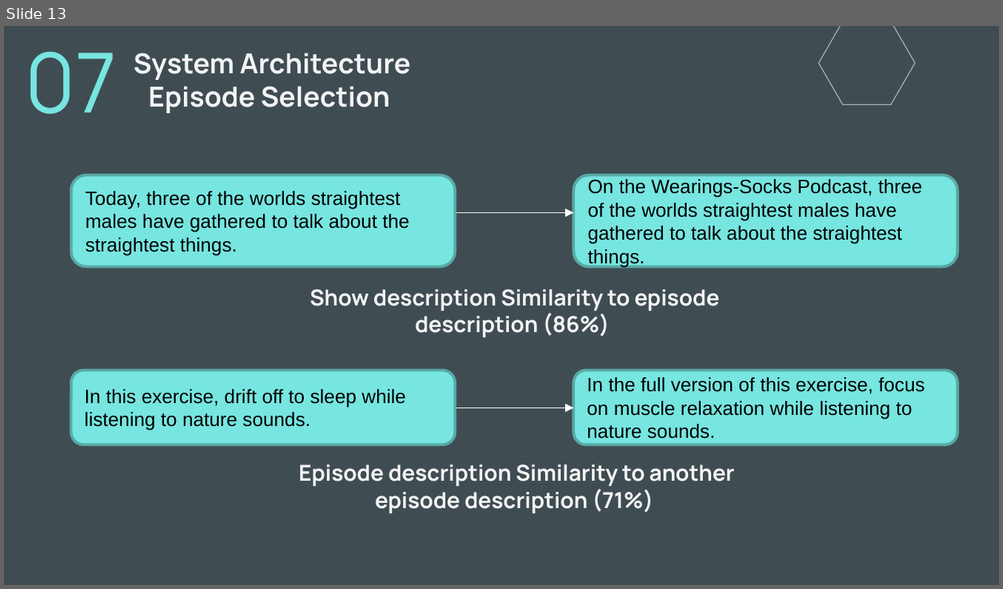
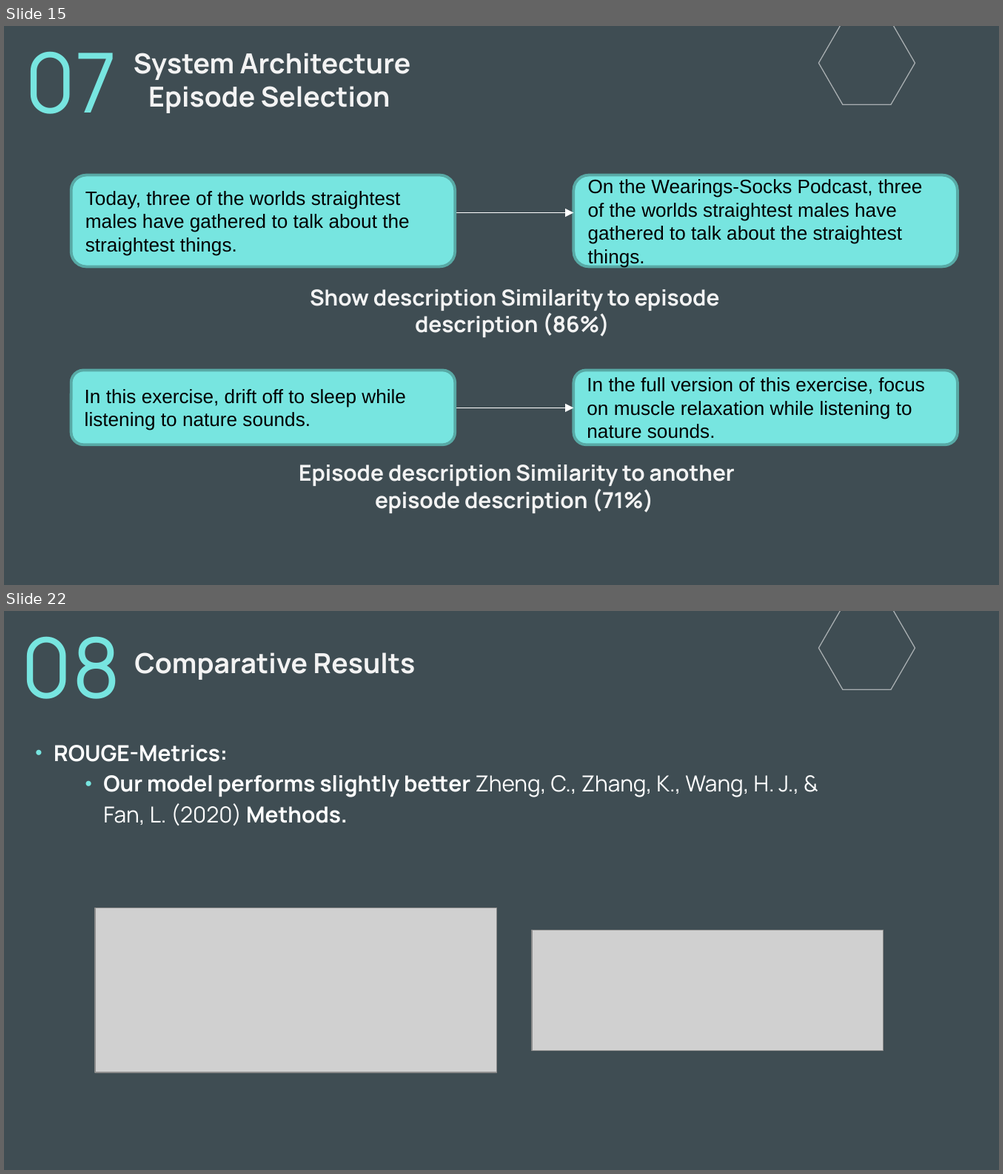
Before and after one commit to Voeii/Podcast-Sum, a slide deck: Prez.pptx. Shown one above the other, each under a label of ours: slide 13 before the commit, slides 15 and 22 after it; the slides between them are not shown. The pictures are 1003x589 and 1003x1174 pixels, drawn with LibreOffice and Linux fonts; fonts in the diff are those of the drawing; grey boxes stand for pictures. Boxes give left, top, right and bottom in pixels: in the first picture for what was removed or moved away, otherwise in the second. Text is boxed around its words. In the diff, an @@ line names an element or a change of style, - is before the commit and + after.

```diff
--- a/Prez.pptx
+++ b/Prez.pptx
@@ slide 22 added at bbox=[4, 611, 999, 1170], background #3F4D53 @@
@@ freeform shape added at bbox=[817, 611, 915, 691], fill #FFFFFF at 55% opacity @@
@@ title added at bbox=[22, 636, 120, 699], 60 pt, text #77E5E0 @@
+08
@@ title added at bbox=[134, 652, 415, 680], 20 pt, text #F3F3F3, bold @@
+Comparative Results
@@ subtitle added at bbox=[54, 745, 799, 826], 16 pt, text #FFFFFF, bold @@
+• ROUGE-Metrics:
+  • Our model performs slightly better Zheng, C., Zhang, K., Wang, H. J., & Fan, L. (2020) Methods.
@@ picture added at bbox=[94, 908, 496, 1073] @@
@@ picture added at bbox=[532, 930, 883, 1051] @@
@@ what was slide 13 is now slide 15 @@
```
Also in this commit, not shown: 13 slides changed, 7 other slides added, 1 slide removed.
